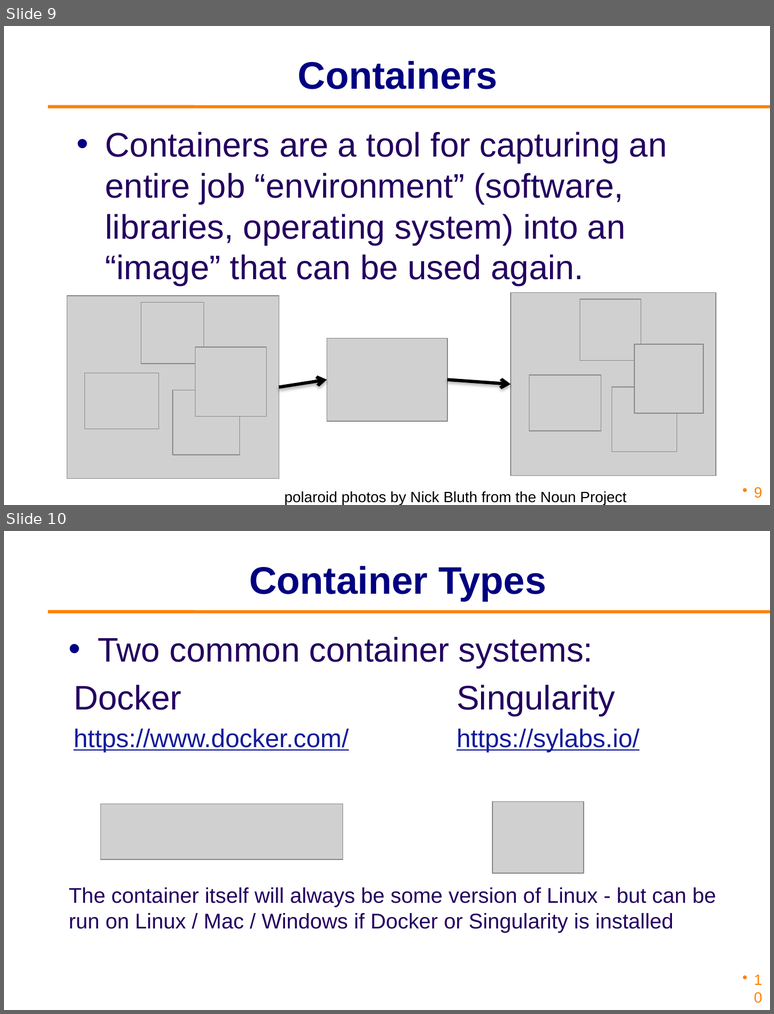
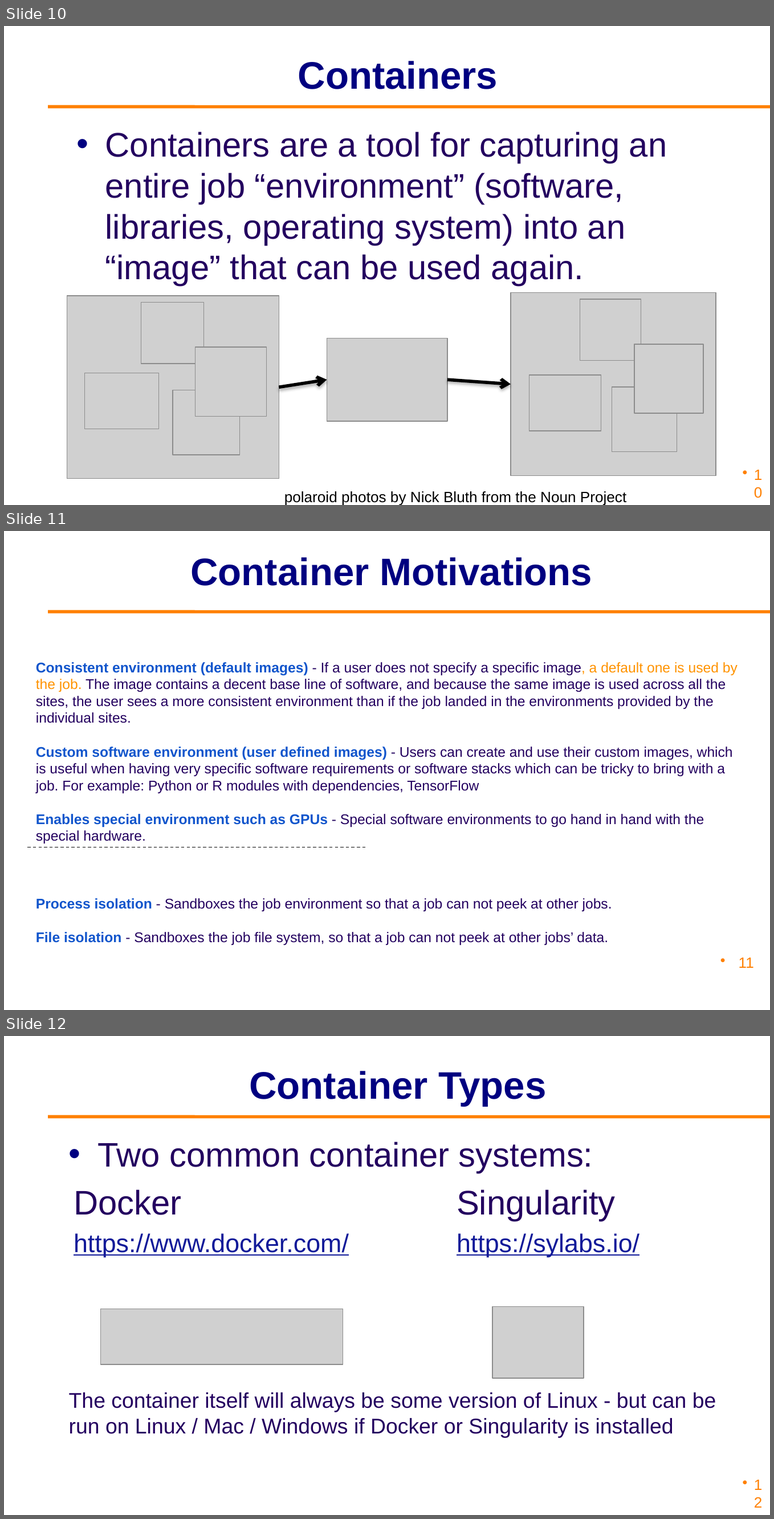
Before and after one commit to osg-htc/virtual-school-2021, a slide deck: docs/materials/gpus/files/osgvsp21-gpus-containers.pptx. Shown one above the other, each under a label of ours: slides 9 and 10 before the commit, slides 10, 11 and 12 after it. The pictures are 774x1014 and 774x1519 pixels, drawn with LibreOffice and Linux fonts; fonts in the diff are those of the drawing; grey boxes stand for pictures; background and template pictures are left out. Boxes give left, top, right and bottom in pixels: in the first picture for what was removed or moved away, otherwise in the second. Text is boxed around its words. In the diff, an @@ line names an element or a change of style, - is before the commit and + after.

```diff
--- a/docs/materials/gpus/files/osgvsp21-gpus-containers.pptx
+++ b/docs/materials/gpus/files/osgvsp21-gpus-containers.pptx
@@ slide 11 added at bbox=[4, 531, 770, 1010], background #FFFFFF; not listed: 1 template element that a slide beside it also shows @@
@@ title added at bbox=[190, 557, 592, 586], 36 pt, text #000080, bold @@
+Container Motivations
@@ text added at bbox=[36, 662, 738, 945], 13.2 pt, text #23005F @@
+Consistent environment (default images) - If a user does not specify a specific image, a default one is used by the job. The image contains a decent base line of software, and because the same image is used across all the sites, the user sees a more consistent environment than if the job landed in the environments provided by the individual sites.
+Custom software environment (user defined images) - Users can create and use their custom images, which is useful when having very specific software requirements or software stacks which can be tricky to bring with a job. For example: Python or R modules with dependencies, TensorFlow
+Enables special environment such as GPUs - Special software environments to go hand in hand with the special hardware.
+Process isolation - Sandboxes the job environment so that a job can not peek at other jobs.
+File isolation - Sandboxes the job file system, so that a job can not peek at other jobs’ data.
@@ line added from (28, 847) to (365, 847), #000000 0.75 pt dashed @@
@@ page number added at bbox=[739, 957, 754, 968], 14 pt, text #FF8000 @@
+11
@@ what was slide 9 is now slide 10 @@
@@ page number at bbox=[754, 487, 763, 498]: text changed @@
-9
+10
@@ what was slide 10 is now slide 12 @@
@@ page number at bbox=[735, 1483, 770, 1515]: text changed @@
-10
+12
```
Also in this commit, not shown: 1 slide changed, 5 other slides added, 1 other file.
